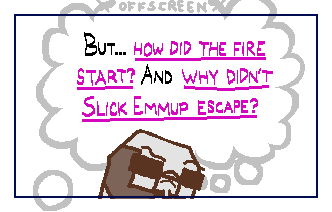
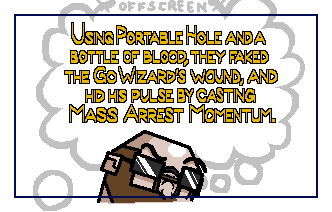
Before/after of a w=332, h=212 layered artwork. What changed in the layer stack:
added group "M" with 15 layers above "KL" over (x1=64, y1=22, x2=278, y2=138)
added layer "M07" in group "M" over (x1=64, y1=22, x2=278, y2=123)
hid group "Fsack" (17 layers) over (x1=64, y1=22, x2=278, y2=123)
renamed "F01" to "F00", hid it over (x1=77, y1=32, x2=273, y2=122)
added layer "guy2" above "guy" over (x1=97, y1=130, x2=207, y2=204)
hid "guy", opacity 100% → 47%, painted on it over (x1=98, y1=129, x2=205, y2=199)
